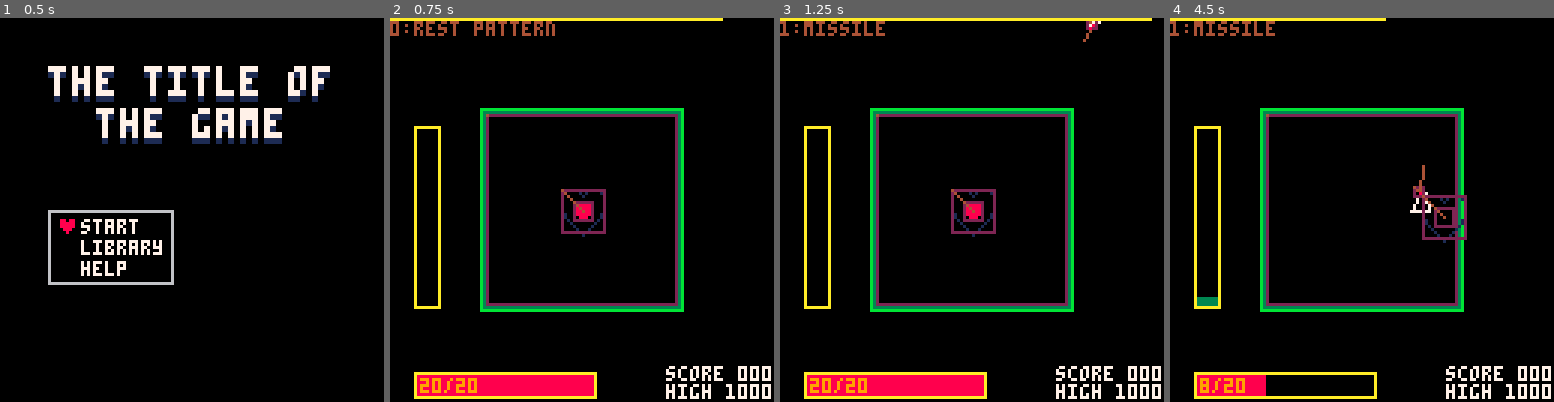
Above: before the commit, frames 1-4 (left to right).
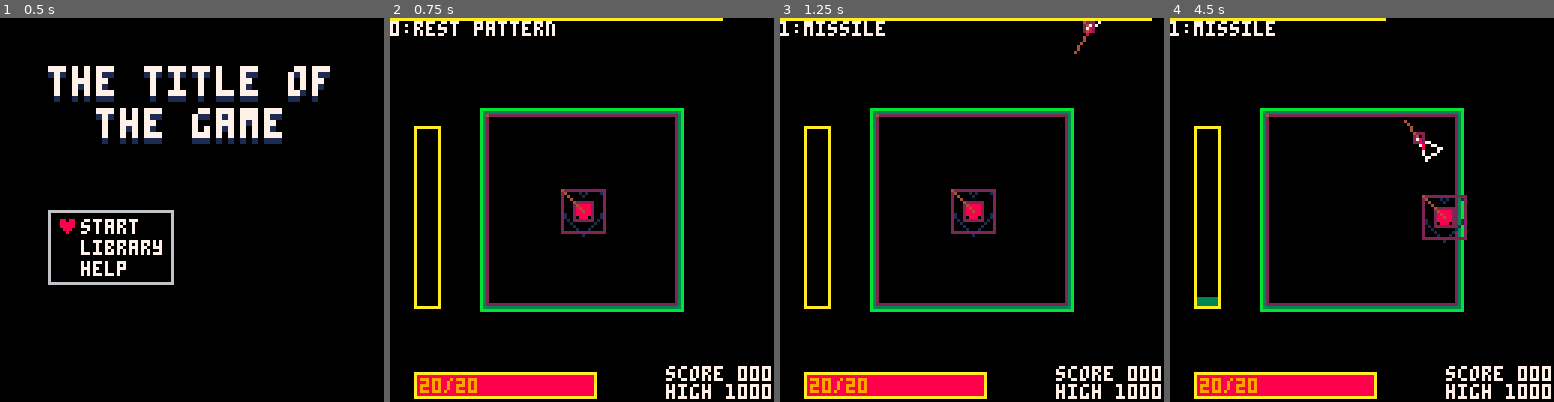
Above: after the commit, the same moments.

Repository: GiovanH/Pico8_Dev
Game: PICO-8 cartridge undertale.p8
Same seed, same stepped clock (60 frames per second), same inputs: the game is played once before the commit and once after it.
Inputs:
- Up to frame 1 (0.5 s): tap X (X key) at 0.33 s
- Up to frame 2 (0.75 s): tap O (Z key) at 0.7 s
- Up to frame 3 (1.25 s): tap X (X key) at 1.07 s
- Up to frame 4 (4.5 s): hold Right 1.6-2.1 s; tap O (Z key) every 0.4 s from 1.7 to 4.1 s; tap X (X key) at 1.85, 2.97, 4.08 s; hold Up 2.15-2.42 s; hold Right 2.47-3.03 s; hold Left 3.08-3.58 s; hold Down 3.63-3.97 s; hold Right from 4.02 s (still down)

Frame 1 is identical in both runs. In frame 2, 0.7% of the frame differs, in the area x 0-43%, y 0-5%; in frame 3, 0.6%; in frame 4, 2.8%, in the area x 0-74%, y 0-99%.

Commit message:
Fix damages, double missile pattern, library arrows, bugfixes

Diff:
--- a/undertale.p8
+++ b/undertale.p8
@@ -723,10 +723,11 @@
  mob.update(self)
 end
 function t_soul:dmghit(dmg)
- if self.invuln > 0 then
+ if self.invuln > 0 or dmg < 1 then
   return false
  else
   if (not self.isdemo) self.hp -= dmg
+  printa(self.isdemo, dmg, self.hp)
   self.stage.arena.waveperfect = false
   -- TODO gameover logic
   self.invuln = 12
@@ -814,7 +815,7 @@
  z = 6,
  dynamic = true,
  ttl = 200,
- dmg = 0, -- set by init
+ dmg = 0,  -- set by init
  hbox_offset = 'CENTER',
  anchor = 'CENTER',
  vel = vec(0),
@@ -942,10 +943,10 @@
  -- hbox_offset = vec(-2),
  vel = vec(0, 0)
 }
-function b_meteorexp:init(pos, vel, ttl)
+function b_meteorexp:init(pos, vel, ttl, dmg)
  self.vel = vel
  self.ttl = ttl
- t_bullet.init(self, pos)
+ t_bullet.init(self, pos, dmg)
 end
 function b_meteorexp:update()
  self.vel *= 0.95
@@ -982,7 +983,7 @@
 }
 function b_missile:update()
  local v_towards = self.stage.o_soul.pos:__sub(self.pos):norm()
- self.acc = v_towards*0.02 + self.vel*-0.01
+ self.acc = v_towards*0.03 + self.vel*-0.005
  t_bullet.update(self)
  if self.vel:mag() > self.max_vel then
   self.vel = self.vel:norm()*self.max_vel
@@ -1180,18 +1181,22 @@
 local pat_circthrow = t_pattern:extend{
  name = "circle thrower",
  dmg = 1,
- lifespan = 6 * 60
+ lifespan = 6 * 60,
+ numbullets = 30
 }
 function pat_circthrow:coupdate()
  local arena = self.stage.arena
- local n = 40
  local r = 50
+ local n = self.numbullets
  for i = 1, n do
   self:addchild(b_thrown(vec(
      r*cos(i/n),
      r*sin(i/n)
-    ) + arena.hbox:center(), 2*n),
-   self.dmg)
+    ) + arena.hbox:center(),
+    2*n+10,
+    self.dmg
+   )
+  )
   yieldn(2)
  end
 end
@@ -1210,8 +1215,9 @@
   self:addchild(b_thrown(vec(
      r*cos(theta),
      r*sin(theta)
-    ) + arena.hbox:center(), 8*n),
-   self.dmg)
+    ) + arena.hbox:center(),
+    8*n,
+    self.dmg))
   yieldn(8)
  end
 end
@@ -1228,7 +1234,7 @@
    rndr(arena.hbox.x0, arena.hbox.x1-4),
    arena.hbox.y0-8
   )
-  for angle_offset in all{-0.05, 0, 0.05} do
+  for angle_offset in all{-0.07, 0, 0.07} do
    local b = b_thrown(pos, 30, self.dmg)
    b.angle_offset = angle_offset
    self:addchild(b)
@@ -1323,8 +1329,9 @@
      self:addchild(b_meteorexp(
        hitbox:center(),
        vec(cos(i/n), sin(i/n))*0.95,
-       bttl),
-      self.dmg)
+       bttl,
+       self.dmg)
+     )
     end
    end)
 
@@ -1336,9 +1343,14 @@
  end
 end
 
+local pat_mined_missile = t_pattern_compound:extend{
+ name = "missile (mined)",
+ subpatterns = {pat_miner_d3, pat_missile}
+}
+
 local pat_comp_missile = t_pattern_compound:extend{
  name = "missile (compound)",
- subpatterns = {pat_miner_d3, pat_missile}
+ subpatterns = {pat_missile, pat_missile}
 }
 
 local pat_comp_rain = t_pattern_compound:extend{
@@ -1370,6 +1382,7 @@
 }
 local lib_patterns_hard = {
  pat_comp_missile,
+ pat_mined_missile,
  pat_comp_rain,
  pat_sinbar,
 }
@@ -1453,8 +1466,8 @@
  -- Set cur_pattern to new pattern
  -- Wait for cur_pattern to die
  self.wave_num += 1
- if #self.patternbag < 1 then
-  if self.wave_num > self.difficulty_cutoff then
+ if #self.patternbag < 1 or self.wave_num == self.difficulty_cutoff then
+  if self.wave_num >= self.difficulty_cutoff then
    printh("New hard/med bag")
    self.patternbag = arrConcat(lib_patterns_med, lib_patterns_hard)
   else
@@ -1464,6 +1477,7 @@
   shuffle_table(self.patternbag)
  end
  local pat = rndc(self.patternbag)
+ del(self.patternbag, pat)
  self.cur_pattern = self.stage:add(pat(self))
  return
 end
@@ -1481,7 +1495,7 @@
  if (self.cur_pattern) then
   label = self.wave_num .. ':' .. self.cur_pattern.name
  end
- print(label, 0, 1)
+ print(label, 0, 1, 7)
 end
 
 local t_scoreclock = entity:extend{}
@@ -1496,7 +1510,7 @@
 function t_scorefx:init(pos, vel, score, color)
  self.score = score
  self.color = color
- particle.init(self, pos, vel, vec_zero, 30, 0)
+ particle.init(self, pos, vel, vec_zero, 30, color, 10)
 end
 function t_scorefx:draw()
  prints(self.score..'00', mrconcatu(self.pos, self.color, 0, true))
@@ -1529,9 +1543,15 @@
  rect(mrconcatu(self.menubox, 7))
  for i,v in ipairs(lib_patterns) do
   local c = 7
-  if i == self.sel_index then
-   c = 10
-   print("♥", mrconcatu(self.sel_origin + vec(-8, i*8), 8))
+  local sel_index = self.sel_index
+  local symbols = {
+   [sel_index-1]="\f6❎",
+   [sel_index]="\f8♥",
+   [sel_index+1]="\f6🅾️"
+  }
+  if symbols[i] then
+   if (i == sel_index) c = 10
+   print(symbols[i], mrconcatu(self.sel_origin + vec(-8, i*8)))
   end
   print(v.name, mrconcatu(self.sel_origin + vec(0, i*8), c))
  end
